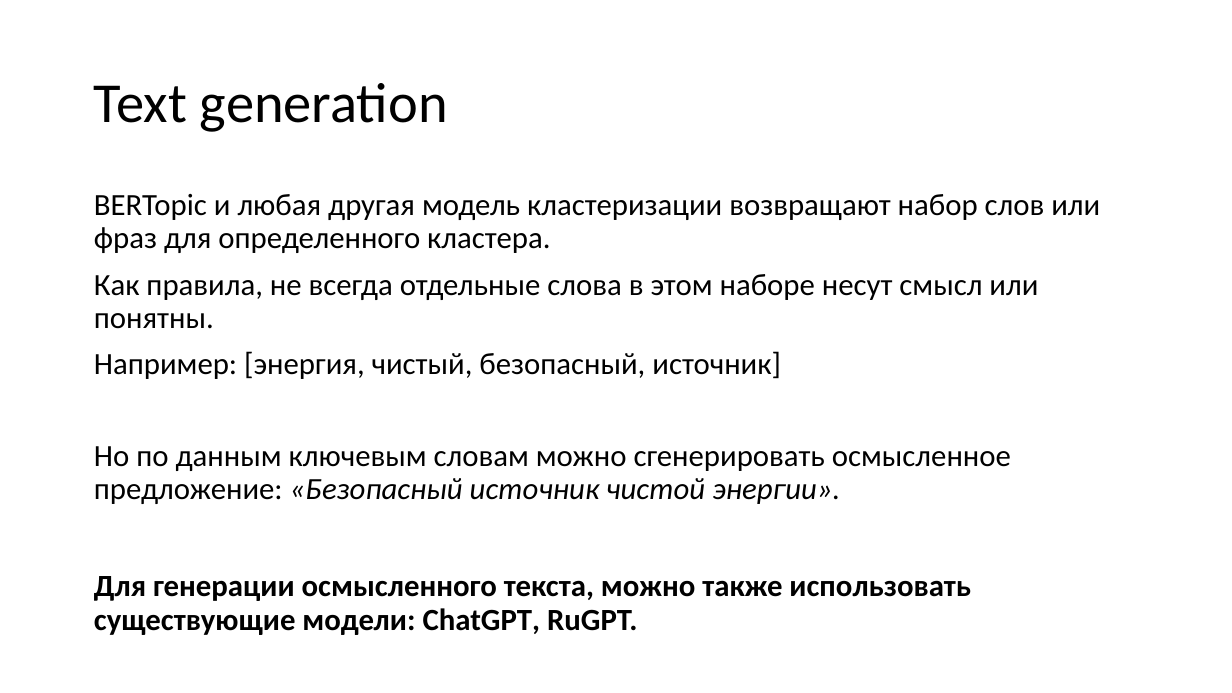
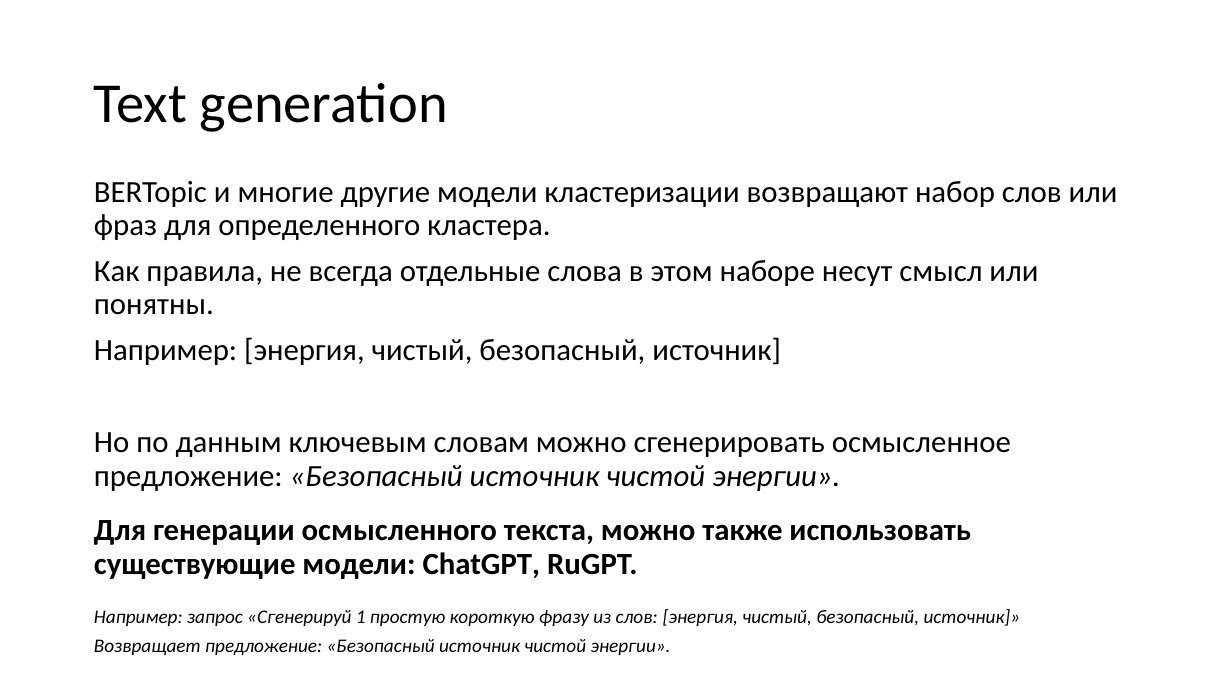
Before and after one commit to Adelaaas/it_hack_Rosatom, a slide deck: slide 5 of Хакатон «Шаг в карьеру.pptx. Drawn at 1232x693 pixels with LibreOffice and Linux fonts; fonts in the diff are those of the drawing. Boxes give left, top, right and bottom in pixels: in the first picture for what was removed or moved away, otherwise in the second. Text is boxed around its words. In the diff, an @@ line names an element or a change of style, - is before the commit and + after.

```diff
--- a/Хакатон «Шаг в карьеру.pptx
+++ b/Хакатон «Шаг в карьеру.pptx
@@ text "BERTopic и многие другие модели ...": place and size @@
-text "BERTopic и многие другие модели ..." at (94, 194, 1100, 504)
+text "BERTopic и многие другие модели ..." at (94, 181, 1118, 491)
@@ text at (94, 181, 1118, 240): text changed @@
-BERTopic и любая другая модель кластеризации возвращают набор слов или фраз для определенного кластера.
+BERTopic и многие другие модели кластеризации возвращают набор слов или фраз для определенного кластера.
@@ text "Для генерации осмысленного текста, можно ...": place and size @@
-text "Для генерации осмысленного текста, можно ..." at (94, 576, 971, 635)
+text "Для генерации осмысленного текста, можно ..." at (94, 520, 971, 579)
@@ text added at (94, 609, 1021, 655), 15 pt, text #000000, italic @@
+Например: запрос «Сгенерируй 1 простую короткую фразу из слов: [энергия, чистый, безопасный, источник]»
+Возвращает предложение: «Безопасный источник чистой энергии».
```
Also in this commit, not shown: 2 other slides changed, 1 slide added, 6 other files.
